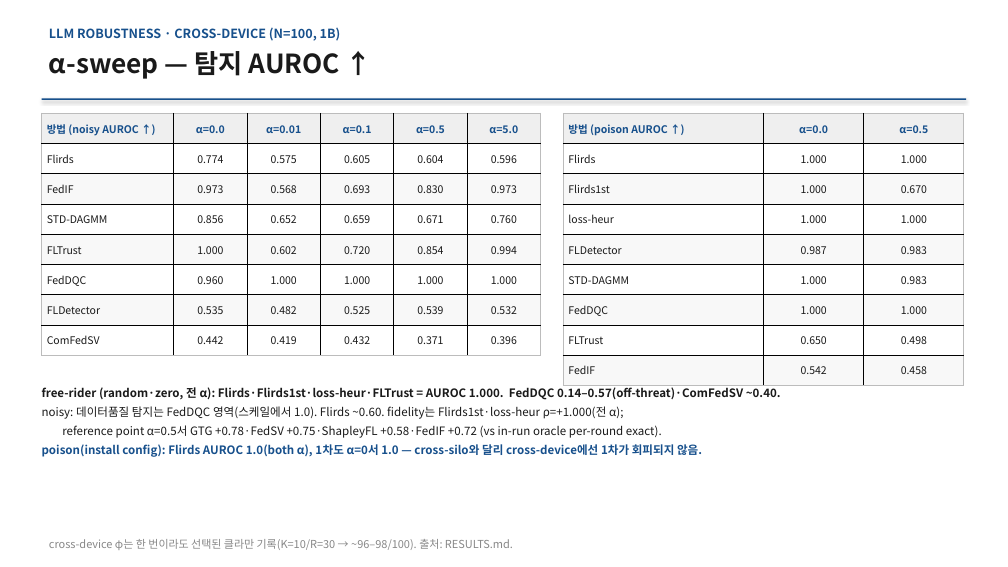
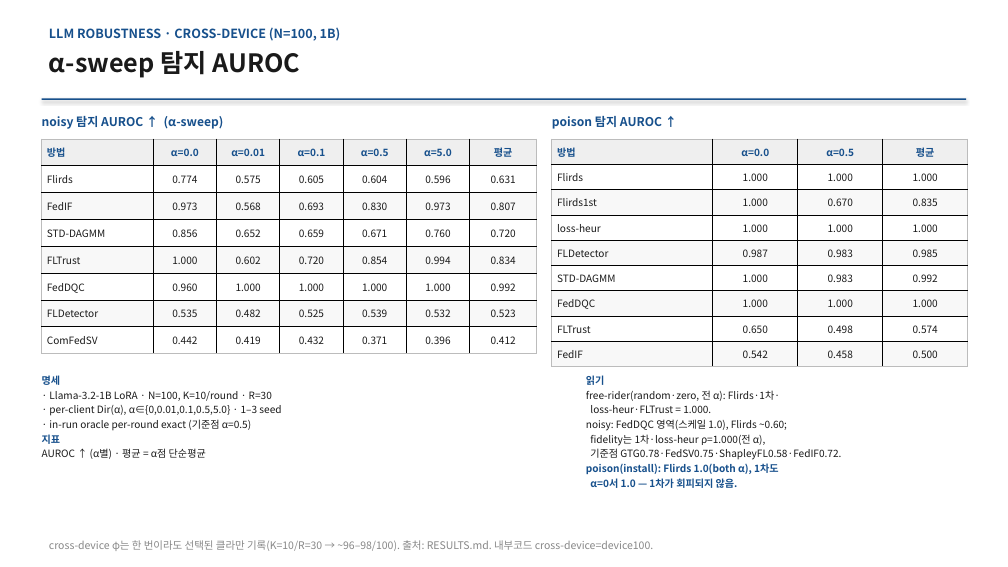
Before and after one commit to YongheeChoi/flirds, a slide deck: slide 8 of research-wiki/presentations/2026-06-results-report/flirds-results-2026-06.pptx (slide 11 before the commit). Drawn at 1008x567 pixels with LibreOffice and Linux fonts; fonts in the diff are those of the drawing. Boxes give left, top, right and bottom in pixels: in the first picture for what was removed or moved away, otherwise in the second. Text is boxed around its words. In the diff, an @@ line names an element or a change of style, - is before the commit and + after.

```diff
--- a/research-wiki/presentations/2026-06-results-report/flirds-results-2026-06.pptx
+++ b/research-wiki/presentations/2026-06-results-report/flirds-results-2026-06.pptx
@@ text at (x1=49, y1=51, x2=300, y2=78): text changed; size 25 to 24 pt @@
-α-sweep — 탐지 AUROC ↑
+α-sweep 탐지 AUROC
@@ text added at (x1=42, y1=116, x2=224, y2=129), 11.5 pt, text #17508C, bold @@
+noisy 탐지 AUROC ↑ (α-sweep)
@@ text added at (x1=552, y1=116, x2=662, y2=129), 11.5 pt, text #17508C, bold @@
+poison 탐지 AUROC ↑
@@ table at (x1=42, y1=139, x2=538, y2=354) @@
-column 1, row 1: 방법 (noisy AUROC ↑)
+column 1, row 1: 방법
+column 7: 평균 | 0.631 | 0.807 | 0.720 | 0.834 | 0.992 | 0.523 | 0.412
@@ table resized from (x1=42, y1=113, x2=541, y2=355) to (x1=42, y1=139, x2=538, y2=354) @@
@@ table at (x1=552, y1=139, x2=967, y2=368) @@
-column 1, row 1: 방법 (poison AUROC ↑)
+column 1, row 1: 방법
+column 4: 평균 | 1.000 | 0.835 | 1.000 | 0.985 | 0.992 | 1.000 | 0.574 | 0.500
@@ table resized from (x1=563, y1=113, x2=963, y2=386) to (x1=552, y1=139, x2=967, y2=368) @@
@@ text added at (x1=42, y1=375, x2=281, y2=459), 9.6 pt, text #1A1A1A @@
+명세
+· Llama-3.2-1B LoRA · N=100, K=10/round · R=30
+· per-client Dir(α), α∈{0,0.01,0.1,0.5,5.0} · 1–3 seed
+· in-run oracle per-round exact (기준점 α=0.5)
+지표
+AUROC ↑ (α별) · 평균 = α점 단순평균
@@ text at (x1=586, y1=375, x2=841, y2=488): text changed; size 11 to 9.6 pt; bold off @@
-free-rider (random·zero, 전 α): Flirds·Flirds1st·loss-heur·FLTrust = AUROC 1.000. FedDQC 0.14–0.57(off-threat)·ComFedSV ~0.40.
-noisy: 데이터품질 탐지는 FedDQC 영역(스케일에서 1.0). Flirds ~0.60. fidelity는 Flirds1st·loss-heur ρ=+1.000(전 α);
-reference point α=0.5서 GTG +0.78·FedSV +0.75·ShapleyFL +0.58·FedIF +0.72 (vs in-run oracle per-round exact).
-poison(install config): Flirds AUROC 1.0(both α), 1차도 α=0서 1.0 — cross-silo와 달리 cross-device에선 1차가 회피되지 않음.
+읽기
+free-rider(random·zero, 전 α): Flirds·1차·
+loss-heur·FLTrust = 1.000.
+noisy: FedDQC 영역(스케일 1.0), Flirds ~0.60;
+fidelity는 1차·loss-heur ρ=1.000(전 α),
+기준점 GTG0.78·FedSV0.75·ShapleyFL0.58·FedIF0.72.
+poison(install): Flirds 1.0(both α), 1차도
+α=0서 1.0 — 1차가 회피되지 않음.
@@ text at (x1=49, y1=540, x2=653, y2=551): text changed; size 10.5 to 10 pt @@
-cross-device φ는 한 번이라도 선택된 클라만 기록(K=10/R=30 → ~96–98/100). 출처: RESULTS.md.
+cross-device φ는 한 번이라도 선택된 클라만 기록(K=10/R=30 → ~96–98/100). 출처: RESULTS.md. 내부코드 cross-device=device100.
```
Also in this commit, not shown: 13 other slides changed, 4 slides removed, 20 other files.
